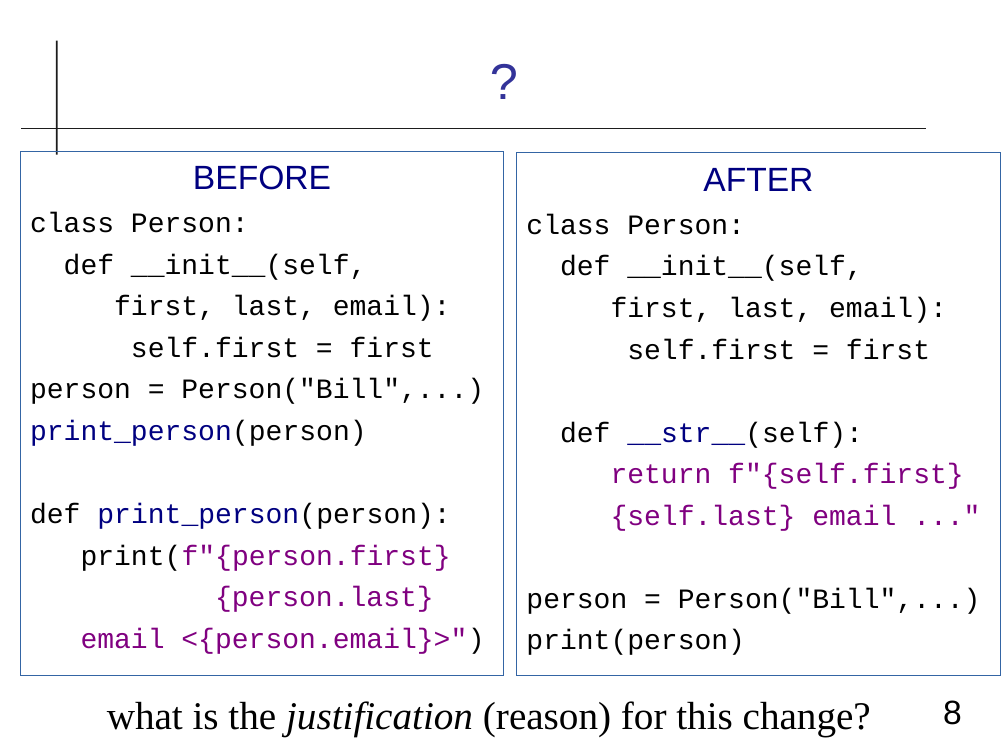
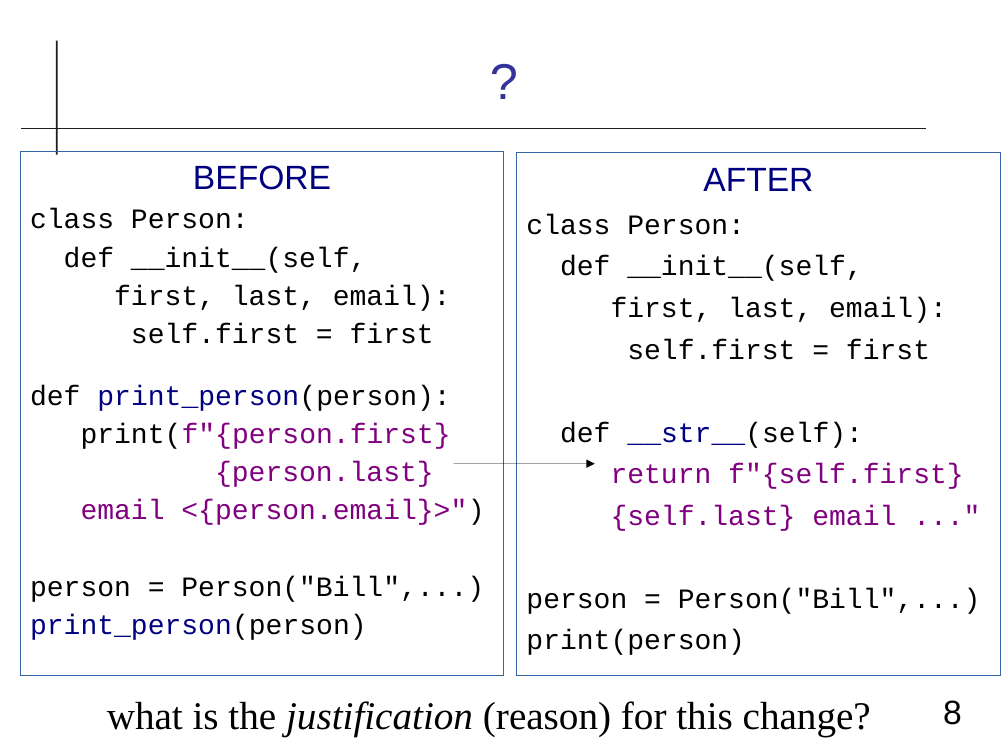
Before and after one commit to cpske/ISP, a slide deck: slide 8 of refactoring/Refactoring-Review.odp. Drawn at 1008x756 pixels with LibreOffice and Linux fonts; fonts in the diff are those of the drawing. Boxes give left, top, right and bottom in pixels: in the first picture for what was removed or moved away, otherwise in the second. Text is boxed around its words. In the diff, an @@ line names an element or a change of style, - is before the commit and + after.

```diff
--- a/refactoring/Refactoring-Review.odp
+++ b/refactoring/Refactoring-Review.odp
@@ text at [30,209,484,525]: line spacing 1 to 0.9; more space between paragraphs @@
@@ text at [30,379,484,446]: paragraphs removed @@
-person = Person("Bill",...)
-print_person(person)
@@ arrow added from (454, 464) to (595, 464), #000000 0 pt @@
@@ text at [30,576,484,640]: paragraphs added @@
+person = Person("Bill",...)
+print_person(person)
```
Also in this commit, not shown: 2 other slides changed, 6 other files.
